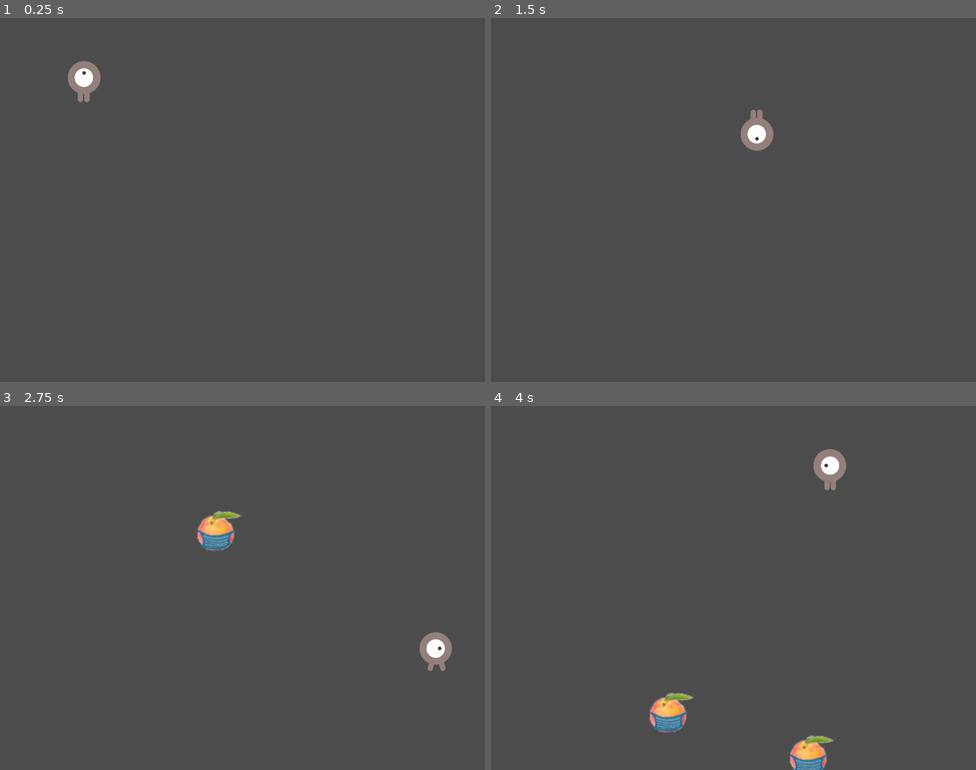
Above: before the commit, frames 1-4 (two rows, left to right).
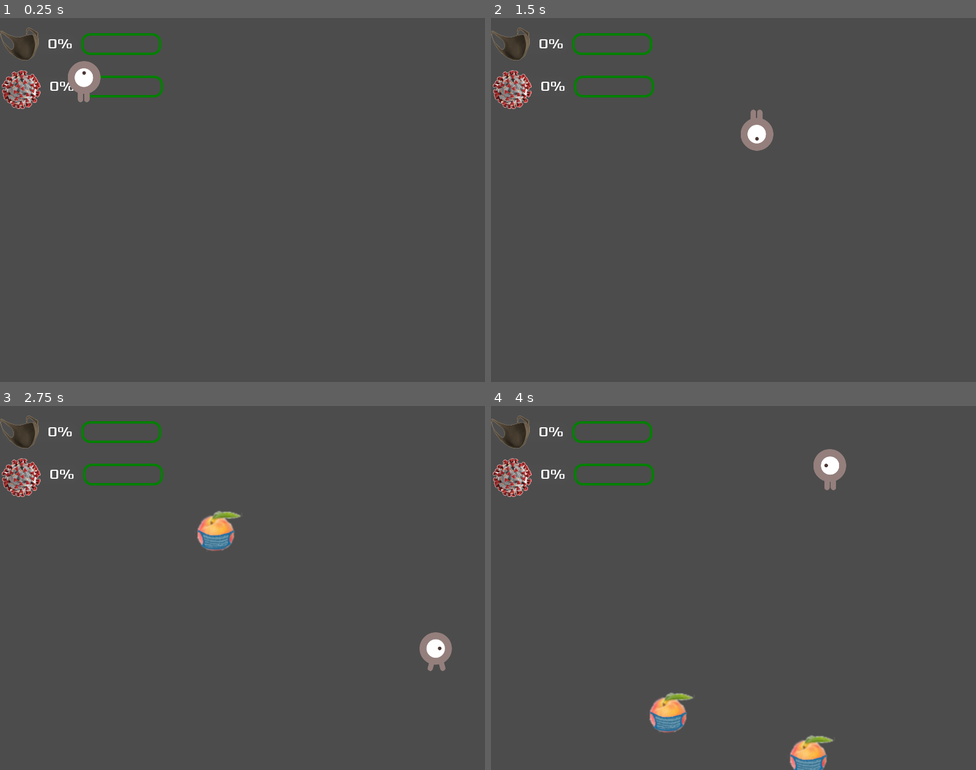
Above: after the commit, the same moments.

Repository: jwackito/dodgethecovid
Game: Godot game, scene res://scenes/LevelOne.tscn
Same seed, same stepped clock (60 frames per second), same inputs: the game is played once before the commit and once after it. This scene is started directly instead of the project's main scene.
Inputs:
- Up to frame 1 (0.25 s): no input
- Up to frame 2 (1.5 s): tap Enter at 0.5 s; hold Right (ui_right) 0.53-1.28 s; hold Down (ui_down) from 1.28 s (still down)
- Up to frame 3 (2.75 s): release Down (ui_down) at 2.03 s; hold Right (ui_right) from 2.03 s (still down)
- Up to frame 4 (4 s): release Right (ui_right) at 2.78 s; hold Up (ui_up) 2.78-3.53 s; hold Left (ui_left) from 3.53 s (still down)

The runs differ from the first frame. In frame 1, 1.5% of the frame differs, in the area x 0-34%, y 2-25%; in frame 2, 1.6%; in frame 3, 1.6%; in frame 4, 1.6%.

Commit message:
Agregado el comportamiento para el Player
* Cada Person* debe definir coef como float
* El Gendarme y el policia tambien
* Por ahora, si el player choca con algo que no tenga coef definido va
  a explotar todo a la mierda.

Diff:
--- /dev/null
+++ b/Dodge The Creeps/scenes/GUI/CovidBar.gd
@@ -0,0 +1,16 @@
+extends HBoxContainer
+
+
+# Declare member variables here. Examples:
+# var a = 2
+# var b = "text"
+
+
+# Called when the node enters the scene tree for the first time.
+func _ready():
+	$Container/Label.text = "0%"
+	$TextureProgress.value = 0
+
+func _on_Interface_update_bars(covid, _mask):
+	$Container/Label.text = "%d%%"%(covid)
+	$TextureProgress.value = covid
--- /dev/null
+++ b/Dodge The Creeps/scenes/GUI/MaskBar.gd
@@ -0,0 +1,10 @@
+extends HBoxContainer
+
+# Called when the node enters the scene tree for the first time.
+func _ready():
+	$Container/Label.text = "0%"
+	$TextureProgress.value = 0
+
+func _on_Interface_update_bars(_covid, mask):
+	$Container/Label.text = "%d%%"%(mask)
+	$TextureProgress.value = mask
--- /dev/null
+++ b/Dodge The Creeps/scenes/Interface.gd
@@ -0,0 +1,19 @@
+extends Control
+
+
+# Declare member variables here. Examples:
+# var a = 2
+# var b = "text"
+signal update_bars(covid, mask)
+
+# Called when the node enters the scene tree for the first time.
+func _ready():
+	$MaskBar
+
+
+# Called every frame. 'delta' is the elapsed time since the previous frame.
+#func _process(delta):
+#	pass
+
+func _on_Player_hit(covid, mask):
+	emit_signal("update_bars", covid, mask)
--- a/Dodge The Creeps/scenes/Interface.tscn
+++ b/Dodge The Creeps/scenes/Interface.tscn
@@ -1,11 +1,15 @@
-[gd_scene load_steps=3 format=2]
+[gd_scene load_steps=6 format=2]
 
 [ext_resource path="res://scenes/GUI/MaskBar.tscn" type="PackedScene" id=1]
 [ext_resource path="res://scenes/GUI/CovidBar.tscn" type="PackedScene" id=2]
+[ext_resource path="res://scenes/Interface.gd" type="Script" id=3]
+[ext_resource path="res://scenes/GUI/MaskBar.gd" type="Script" id=4]
+[ext_resource path="res://scenes/GUI/CovidBar.gd" type="Script" id=5]
 
 [node name="Interface" type="Control"]
 anchor_right = 1.0
 anchor_bottom = 1.0
+script = ExtResource( 3 )
 __meta__ = {
 "_edit_use_anchors_": false
 }
@@ -13,9 +17,15 @@
 [node name="MaskBar" parent="." instance=ExtResource( 1 )]
 margin_top = 25.1984
 margin_bottom = 61.1984
+script = ExtResource( 4 )
 
 [node name="CovidBar" parent="." instance=ExtResource( 2 )]
 margin_left = 2.74011
 margin_top = 94.7976
 margin_right = 268.74
 margin_bottom = 130.798
+script = ExtResource( 5 )
+[connection signal="update_bars" from="." to="CovidBar" method="_on_Interface_update_bars"]
+[connection signal="update_bars" from="." to="MaskBar" method="_on_Interface_update_bars"]
+
+[editable path="MaskBar"]
--- a/Dodge The Creeps/scenes/LevelOne.tscn
+++ b/Dodge The Creeps/scenes/LevelOne.tscn
@@ -1,7 +1,8 @@
-[gd_scene load_steps=8 format=2]
+[gd_scene load_steps=9 format=2]
 
 [ext_resource path="res://src/LevelOne.gd" type="Script" id=1]
 [ext_resource path="res://scenes/PersonWithMask.tscn" type="PackedScene" id=2]
+[ext_resource path="res://scenes/Interface.tscn" type="PackedScene" id=3]
 [ext_resource path="res://scenes/Player.tscn" type="PackedScene" id=4]
 [ext_resource path="res://scenes/Gendarme.tscn" type="PackedScene" id=5]
 [ext_resource path="res://scenes/PersonWithoutMask.tscn" type="PackedScene" id=6]
@@ -19,6 +20,8 @@
 PersonVisiblySickPackage = ExtResource( 7 )
 GendarmePackage = ExtResource( 5 )
 
+[node name="Interface" parent="." instance=ExtResource( 3 )]
+
 [node name="Player" parent="." instance=ExtResource( 4 )]
 position = Vector2( 138.79, 104.887 )
 
@@ -32,4 +35,9 @@
 [node name="InitPosition" type="PathFollow2D" parent="InitPersonPath"]
 position = Vector2( 21.3621, 47.4088 )
 rotation = -0.983001
+[connection signal="hit" from="Player" to="Interface" method="_on_Player_hit"]
 [connection signal="timeout" from="SpawnEnemyTimer" to="." method="_on_SpawnEnemyTimer_timeout"]
+
+[editable path="Interface"]
+
+[editable path="Interface/MaskBar"]
--- a/Dodge The Creeps/scenes/Main.tscn
+++ b/Dodge The Creeps/scenes/Main.tscn
@@ -27,7 +27,6 @@
 }
 
 [node name="Player" parent="." instance=ExtResource( 3 )]
-visible = false
 
 [node name="MobTimer" type="Timer" parent="."]
 wait_time = 0.5
--- a/Dodge The Creeps/scenes/PersonVisiblySick.tscn
+++ b/Dodge The Creeps/scenes/PersonVisiblySick.tscn
@@ -22,7 +22,6 @@
 "_edit_group_": true
 }
 collision_scale = Vector2( 1, 1 )
-damage = 85
 min_speed = 150
 max_speed = 250
 min_damage_variation = 0.6
--- a/Dodge The Creeps/scenes/PersonWithMask.tscn
+++ b/Dodge The Creeps/scenes/PersonWithMask.tscn
@@ -22,7 +22,6 @@
 "_edit_group_": true
 }
 collision_scale = Vector2( 1, 1 )
-damage = 35
 min_speed = 150
 max_speed = 250
 min_damage_variation = 0.8
--- a/Dodge The Creeps/scenes/PersonWithoutMask.tscn
+++ b/Dodge The Creeps/scenes/PersonWithoutMask.tscn
@@ -22,7 +22,6 @@
 "_edit_group_": true
 }
 collision_scale = Vector2( 1, 1 )
-damage = 55
 min_speed = 150
 max_speed = 250
 min_damage_variation = 0.6
--- a/Dodge The Creeps/scenes/StaticRock.tscn
+++ b/Dodge The Creeps/scenes/StaticRock.tscn
@@ -1,7 +1,6 @@
 [gd_scene load_steps=4 format=2]
 
 [ext_resource path="res://assets/art/cannonball_small.png" type="Texture" id=1]
-
 
 [sub_resource type="SpriteFrames" id=1]
 animations = [ {
--- a/Dodge The Creeps/src/Gendarme.gd
+++ b/Dodge The Creeps/src/Gendarme.gd
@@ -1,5 +1,7 @@
 class_name Gendarme
 extends Person
+
+export var coef = .0
 
 export var vision_range: int = 1000
 var _enemy_node: Node2D = null
--- a/Dodge The Creeps/src/Person.gd
+++ b/Dodge The Creeps/src/Person.gd
@@ -2,7 +2,7 @@
 extends KinematicBody2D
 
 export var collision_scale: Vector2
-export var damage: int
+export var damage: float
 export var min_speed: int
 export var max_speed: int
 export var min_damage_variation: float
--- a/Dodge The Creeps/src/PersonVisiblySick.gd
+++ b/Dodge The Creeps/src/PersonVisiblySick.gd
@@ -1,5 +1,7 @@
 class_name PersonVisiblySick
 extends Person
+
+export var coef = .85
 
 func _init() -> void:
 	default_sprite_name = "default"
--- a/Dodge The Creeps/src/PersonWithMask.gd
+++ b/Dodge The Creeps/src/PersonWithMask.gd
@@ -1,5 +1,7 @@
 class_name PersonWithMask
 extends Person
+
+export var coef = .35
 
 func _init() -> void:
 	default_sprite_name = "default"
--- a/Dodge The Creeps/src/PersonWithoutMask.gd
+++ b/Dodge The Creeps/src/PersonWithoutMask.gd
@@ -1,5 +1,7 @@
 class_name PersonWithoutMask
 extends Person
+
+export var coef = .5
 
 func _init() -> void:
 	default_sprite_name = "default"
--- a/Dodge The Creeps/src/Player.gd
+++ b/Dodge The Creeps/src/Player.gd
@@ -1,11 +1,11 @@
 class_name Player
 extends Area2D
 
-signal hit
+signal hit(covid, mask)
 var screen_size
 
 export var speed = 400
-export var life  = 100
+export var covid  = 0
 export var mask  = 0
 
 const Person = preload("Person.gd")
@@ -47,12 +47,14 @@
 		$AnimatedSprite.flip_v = velocity.y > 0
 
 func _on_Player_body_entered(body):
-	if body is Person:
-		print("I've collided with ", body)
-	hide()
-	emit_signal("hit")
-	$CollisionShape2D.set_deferred("disabled", true)
-	queue_free()
+	var coef = body.coef
+	covid = covid + ((100 - (.5) * mask) * coef * randf())
+	mask = max(0, mask - (100 * coef * randf()))
+	emit_signal("hit", covid, mask)
+	print(covid, mask)
+	if covid > 100:
+		$CollisionShape2D.set_deferred("disabled", true)
+		queue_free()
 
 func start(pos):
 	position = pos
